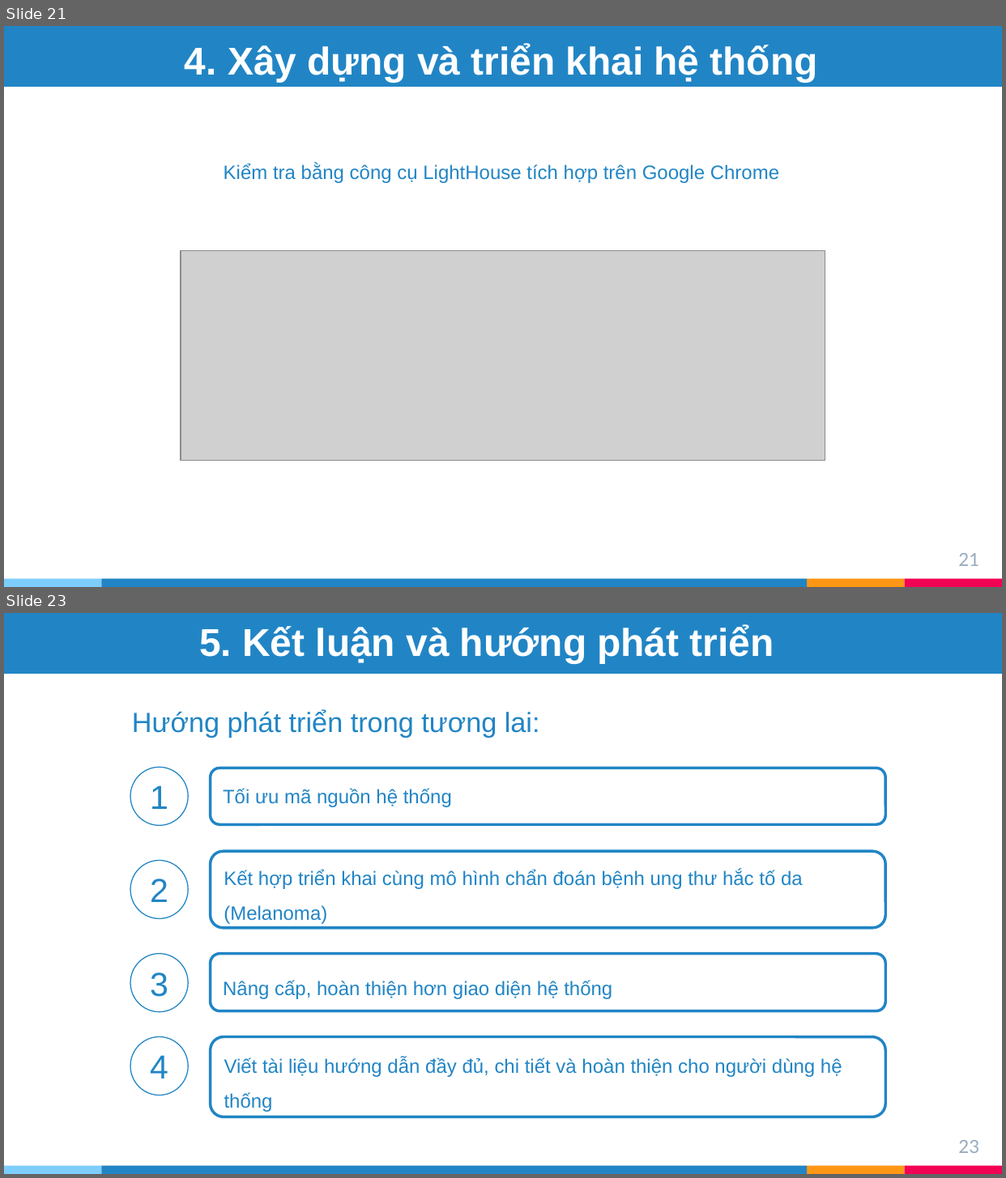
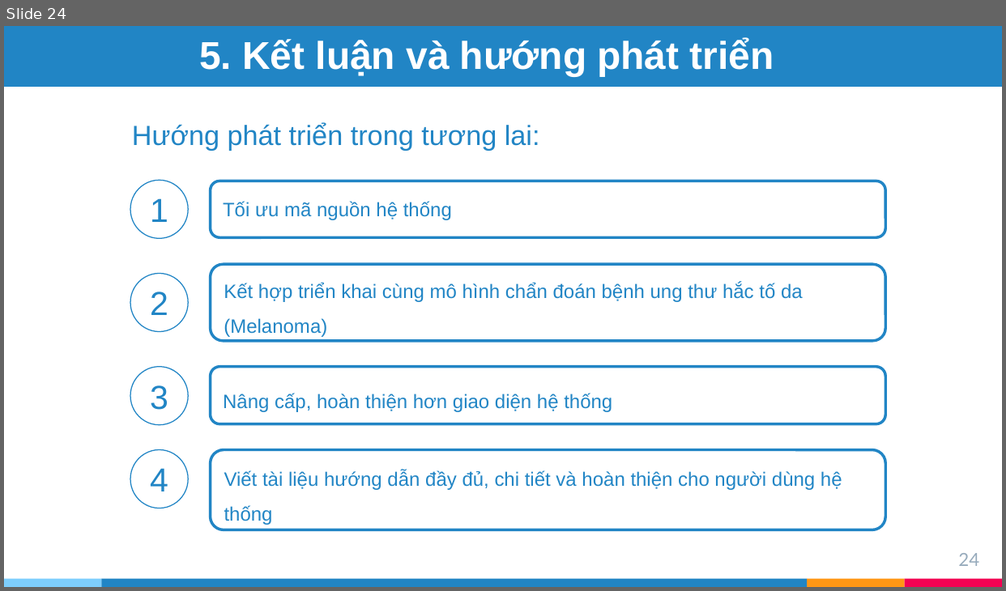
Before and after one commit to tranphuongthao2405/finalproject, a slide deck: report/slide ĐATN - Trần Phương Thảo - 20173383.pptx. Shown one above the other, each under a label of ours: slides 21 and 23 before the commit, slide 24 after it; the slides between them are not shown. The pictures are 1006x1178 and 1006x591 pixels, drawn with LibreOffice and Linux fonts; fonts in the diff are those of the drawing; grey boxes stand for pictures. Boxes give left, top, right and bottom in pixels: in the first picture for what was removed or moved away, otherwise in the second. Text is boxed around its words. In the diff, an @@ line names an element or a change of style, - is before the commit and + after.

```diff
--- a/report/slide ĐATN - Trần Phương Thảo - 20173383.pptx
+++ b/report/slide ĐATN - Trần Phương Thảo - 20173383.pptx
@@ slide 21 removed at [4,26,1002,587], background #FFFFFF; not listed: 4 template elements that a slide beside it also shows @@
@@ rectangle removed at [4,26,1002,86] @@
@@ title removed at [185,45,818,83] @@
-4. Xây dựng và triển khai hệ thống
@@ text removed at [224,164,779,183] @@
-Kiểm tra bằng công cụ LightHouse tích hợp trên Google Chrome
@@ picture removed at [181,250,825,460] @@
@@ page number removed at [958,553,979,566] @@
-21
@@ what was slide 23 is now slide 24 @@
@@ page number at [958,553,979,566]: text changed @@
-23
+24
```
Also in this commit, not shown: 5 slides changed, 4 slides added, 2 other slides removed, 15 other files.
